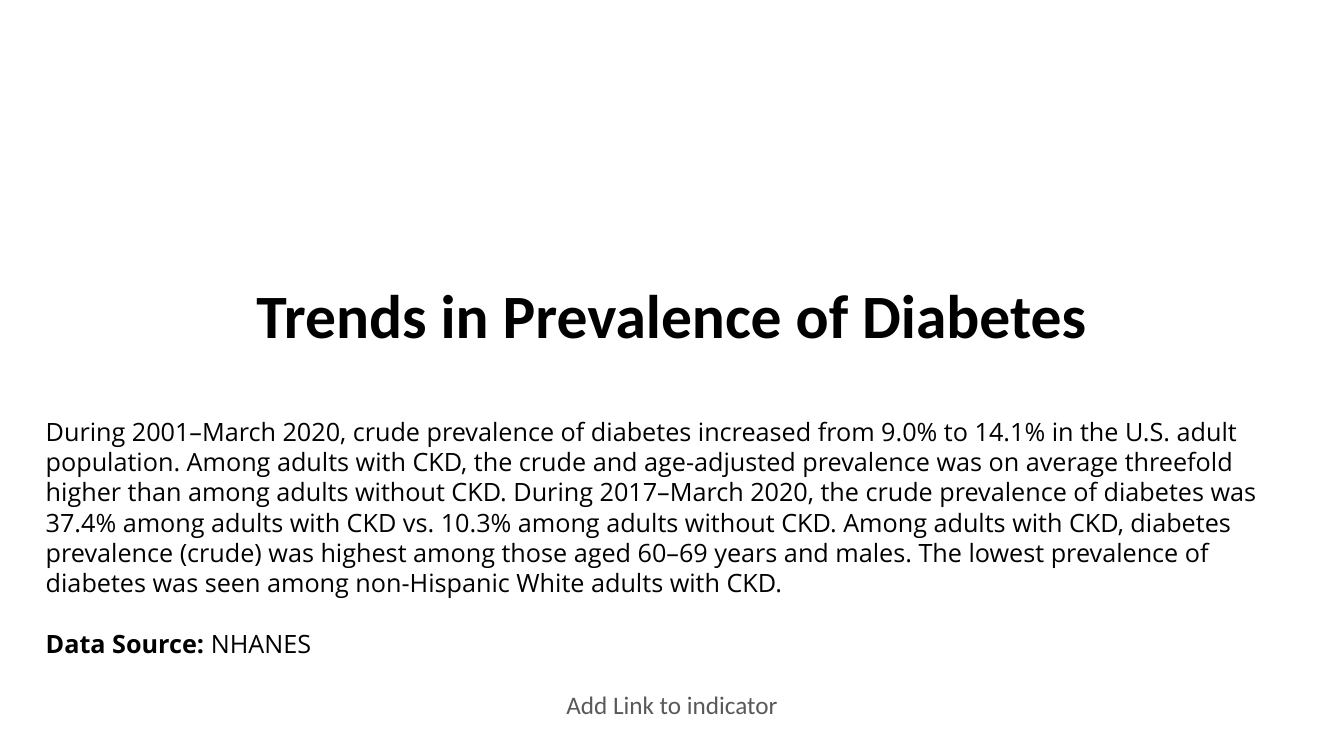
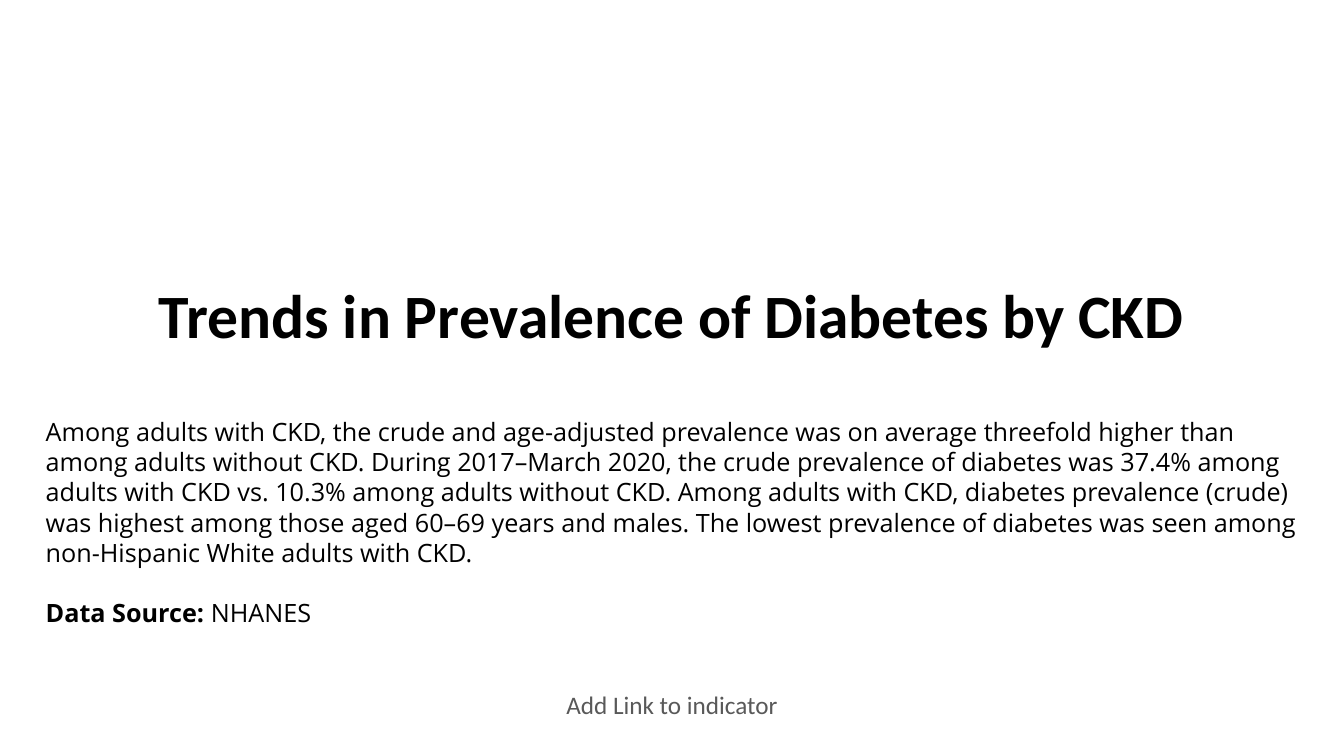
Before and after one commit to CDCgov/nccdphp-ddt-kdss, a slide deck: slide 1 of CKDSurveillance/PPT/Q806.pptx. Drawn at 1344x756 pixels with LibreOffice and Linux fonts; fonts in the diff are those of the drawing; background and template pictures are left out. Boxes give left, top, right and bottom in pixels: in the first picture for what was removed or moved away, otherwise in the second. Text is boxed around its words. In the diff, an @@ line names an element or a change of style, - is before the commit and + after.

Commit message:
PPT updated

```diff
--- a/CKDSurveillance/PPT/Q806.pptx
+++ b/CKDSurveillance/PPT/Q806.pptx
@@ title at [159, 294, 1183, 348]: text changed @@
-Trends in Prevalence of Diabetes
+Trends in Prevalence of Diabetes by CKD
@@ text at [46, 421, 1296, 568]: text changed @@
-During 2001–March 2020, crude prevalence of diabetes increased from 9.0% to 14.1% in the U.S. adult population. Among adults with CKD, the crude and age-adjusted prevalence was on average threefold higher than among adults without CKD. During 2017–March 2020, the crude prevalence of diabetes was 37.4% among adults with CKD vs. 10.3% among adults without CKD. Among adults with CKD, diabetes prevalence (crude) was highest among those aged 60–69 years and males. The lowest prevalence of diabetes was seen among non-Hispanic White adults with CKD.
+Among adults with CKD, the crude and age-adjusted prevalence was on average threefold higher than among adults without CKD. During 2017–March 2020, the crude prevalence of diabetes was 37.4% among adults with CKD vs. 10.3% among adults without CKD. Among adults with CKD, diabetes prevalence (crude) was highest among those aged 60–69 years and males. The lowest prevalence of diabetes was seen among non-Hispanic White adults with CKD.
```
Also in this commit, not shown: 3 other files.
